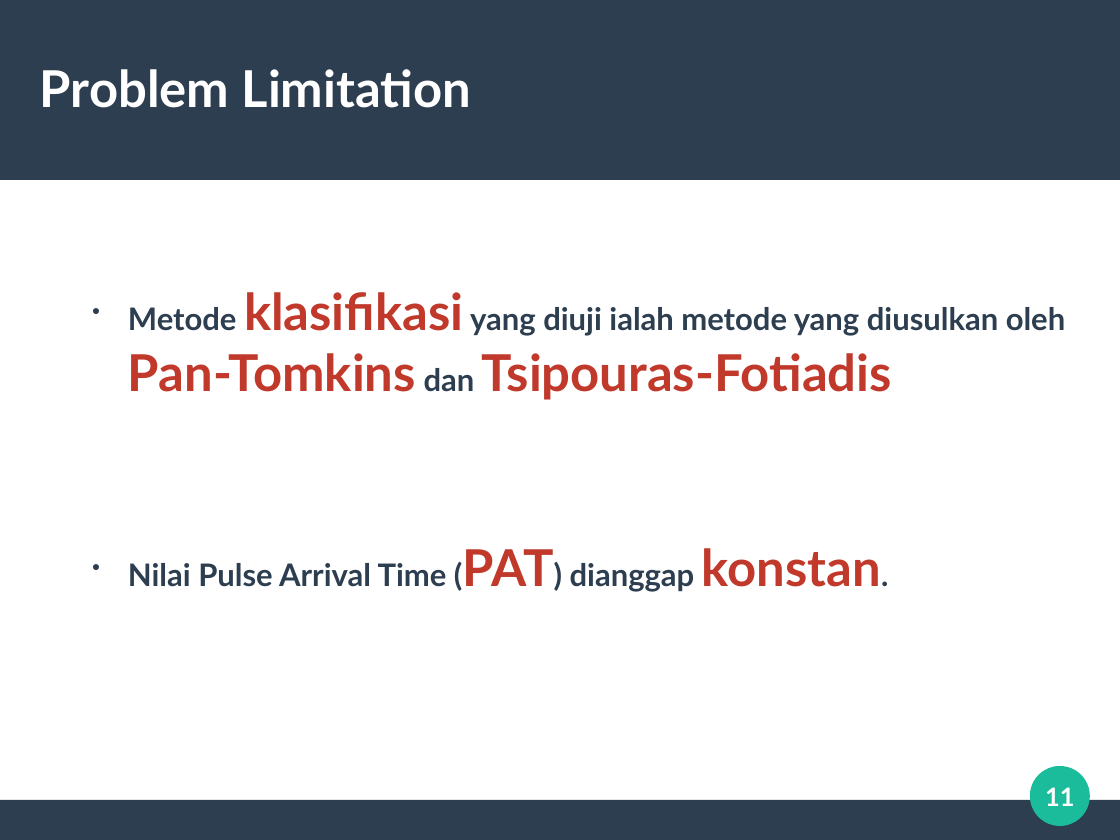
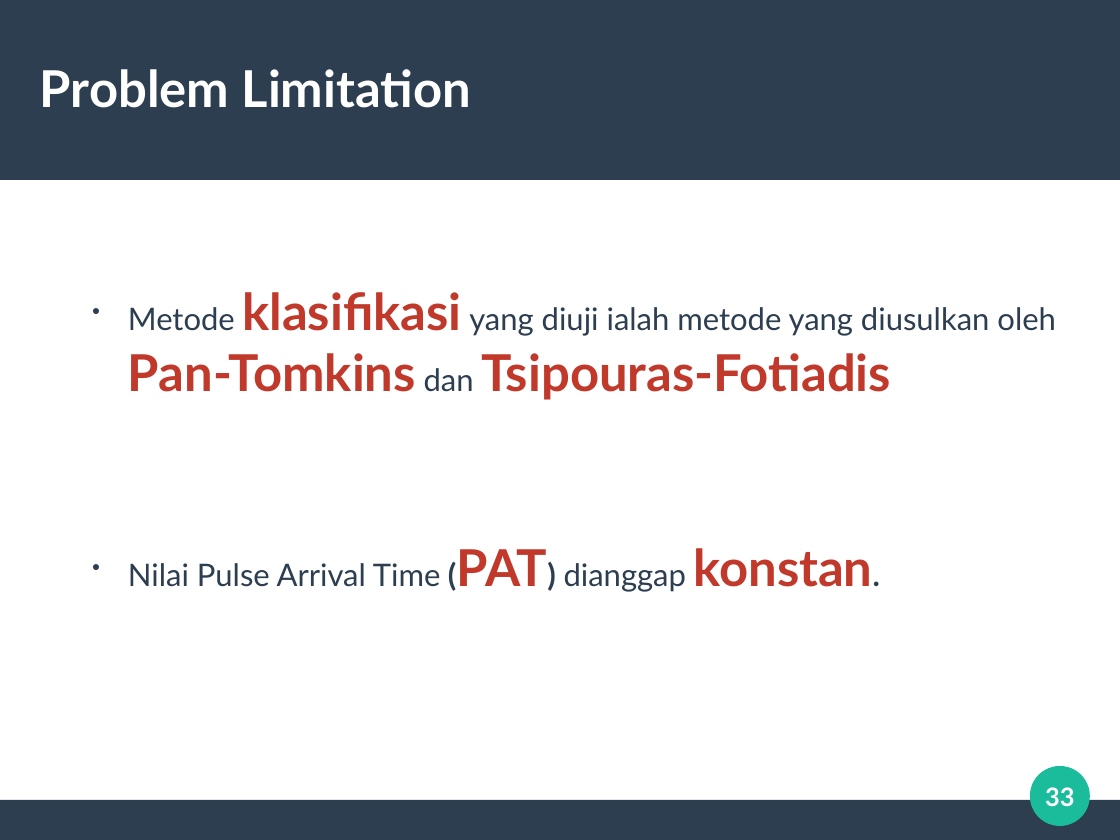
Before and after one commit to alifgiant/TA-Paper, a slide deck: slide 33 of presentation/Silde Sidang.odp (slide 11 before the commit). Drawn at 1120x840 pixels with LibreOffice and Linux fonts; fonts in the diff are those of the drawing. Boxes give left, top, right and bottom in pixels: in the first picture for what was removed or moved away, otherwise in the second. Text is boxed around its words. In the diff, an @@ line names an element or a change of style, - is before the commit and + after.

```diff
--- a/presentation/Silde Sidang.odp
+++ b/presentation/Silde Sidang.odp
@@ text "Metode klasifikasi yang diuji ialah ..." at [128, 292, 1056, 592]: bold off in "Metode yang diuji ialah metode yang diusulkan ...", "Nilai Pulse Arrival Time dianggap" @@
@@ page number at [1045, 787, 1074, 807]: text changed @@
-11
+33
```
Also in this commit, not shown: 10 other slides changed, 16 slides added, 8 slides removed, 6 other files.
